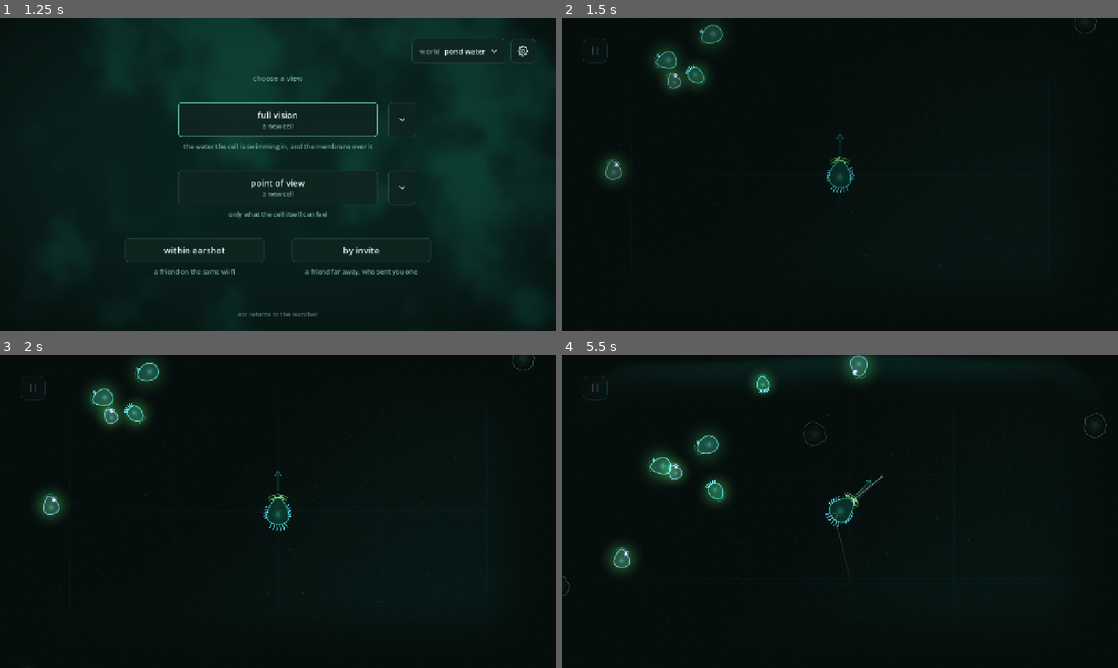
Above: before the commit, frames 1-4 (two rows, left to right).
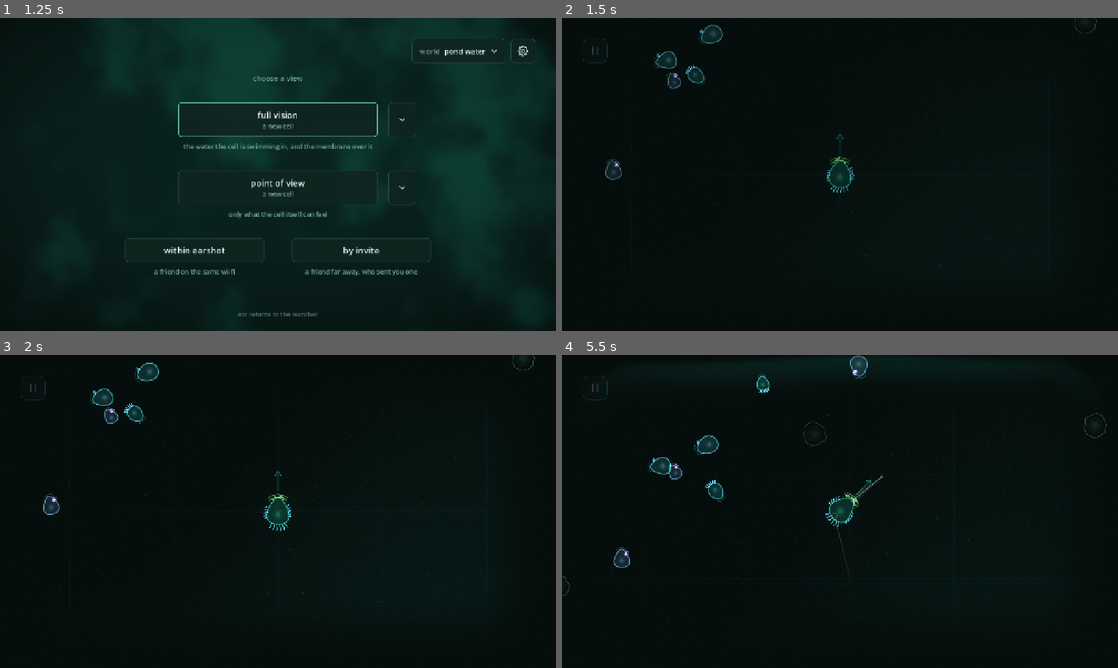
Above: after the commit, the same moments.

Repository: sinikebe/biogenic
Game: Godot game, scene res://addons/launcher/launcher.tscn
Same seed, same stepped clock (60 frames per second), same inputs: the game is played once before the commit and once after it.
Inputs (mouse positions are in pixels of both pictures, inside the frame that each line leads up to):
- Up to frame 1 (1.25 s): click "play" at 0.5 s
- Up to frame 2 (1.5 s): click (840, 118) at 1.25 s
- Up to frame 3 (2 s): no input
- Up to frame 4 (5.5 s): tap Enter (ui_accept) at 2, 2.27, 2.57, 5.27 s; move the mouse to (962, 495) at 2.02 s; hold Right (ui_right) 2.03-2.75 s; tap Space at 2.1 s; click (962, 495) at 2.17 s; drag from (728, 527) to (812, 574) at 2.77 s; move the mouse to (895, 442) at 3.52 s; hold Right (ui_right) 3.53-4.25 s; tap F at 3.6 s; drag from (812, 574) to (673, 464) at 4.27 s; move the mouse to (1006, 558) at 5.02 s; hold Left (ui_left) from 5.03 s (still down); tap R at 5.1 s

Frame 1 is identical in both runs. In frame 2, 1.1% of the frame differs, in the area x 7-28%, y 3-53%; in frame 3, 1.6%; in frame 4, 2.1%, in the area x 8-56%, y 0-70%.

Commit message:
Full vision no longer draws a green haze around food you can swallow: smell shows on your nose alone
The owner, answering the table: "remove it". The bloom round every edible
cell, floc and friend in full vision said what your mouth could take whether
or not you had a nose. It is gone with its textures; the nose's glow is the
only mark smell has, in either view (docs/design/three-senses.md §2.6).

Co-Authored-By: Claude Opus 5.5 <noreply@anthropic.com>
Claude-Session: https://claude.ai/code/session_012X3tRQdfBdPzgw5rX73Ymi

Diff:
--- a/game/vision/vision.gd
+++ b/game/vision/vision.gd
@@ -355,8 +355,7 @@
 ## The water's own structure, and the cull boundary drawn in it.
 const WATER_TINT := Color(0.10, 0.62, 0.52)
 ## Food, in exactly the green the nose's band was drawn in until it moved onto
-## the nose itself (three-senses.md §2.6): the colour of the substance, and the
-## scent haze's.
+## the nose itself (three-senses.md §2.6): the colour of the substance.
 const FOOD_TINT := Color(0.35, 0.88, 0.42)
 ## The colour of the thing that can eat you. Full vision only, never on the
 ## membrane -- which is the whole point of it. It no longer belongs to a species:
@@ -1370,8 +1369,7 @@
 ## body only when that far from it is still off the frame.
 ##
 ## Measured off the drawing rather than chosen. The widest thing a body draws
-## is its scent haze, a [constant HAZE_OUTER] `3 r` bloom whose texture corners
-## are transparent -- `3.05 r` counting the filter's last texel. Everything
+## was its scent haze, a `3 r` bloom, gone since 2026-10-14; everything
 ## cilia.gd draws lies inside `mouth_reach` at the widest gape in the game,
 ## `1.24 r + 1.3 x 1.40 r = 3.06 r`; searched over every tier-3 organ, clock
 ## and steer, the lip tips reach `1.87 r`, the flagellum `2.18 r` and the oral
@@ -1386,11 +1384,6 @@
 ## drawing paths would drift, and the thing the player reads off a body would
 ## stop being true of their own.
 ##
-## What this file still owns is the **scent haze**, because the haze is not a
-## property of the cell -- it is the drawn form of the scent field the nose
-## is reading, and it is therefore a property of the
-## relationship between that cell and this one.
-##
 ## Only bodies that can reach the frame are drawn: see [constant CULL_REACH].
 ## The rings, wakes, meals and ghosts are other functions and are not culled.
 func _draw_cells(a: float) -> void:
@@ -1402,7 +1395,7 @@
 	# A body is skipped only when nothing it draws can reach the frame: the
 	# test is against the circle round the whole frame, so it holds at any
 	# camera spin, and against the body's drawn extent rather than its centre,
-	# so a haze or a mouth hanging into the frame from a body just outside it
+	# so a mouth hanging into the frame from a body just outside it
 	# is still drawn. The circle is found through `$World`'s own transform, the
 	# one these draws are about to be placed by, rather than off `_camera`.
 	var frame := _frame.size
@@ -1445,20 +1438,6 @@
 		var ab := a
 		if _fade_in.has(i):
 			ab = a * clampf(float(_fade_in[i]) / SignalBus.DEATH_RETURN, 0.0, 1.0)
-		# The scent as a soft haze rather than a ring: a ring here would be a
-		# boundary, and the cell cannot perceive a boundary.
-		#
-		# **Gene-blind, and it stays gene-blind** -- always FOOD_TINT, never the
-		# body's colour -- but weighted by exactly what the taste field weights
-		# the body by, so a cell too big to fit in the mouth fades out of the
-		# drawn scent as it fades out of the smelled one. If it were gene
-		# coloured, full vision would be showing a distinction point of view
-		# cannot make, in the one channel where the two views must agree.
-		# food.gd owns the curve; this reads it. §4.5, last paragraph.
-		var smell := smoothstep(FoodField.EDIBLE_FADE_OUT, FoodField.EDIBLE_FADE_IN,
-			r / maxf(_cell.gape(), 0.001))
-		_draw_scent(p, r, smell * ab)
-
 		# The wound is drawn here and nowhere else in the game: full vision is
 		# entitled to ground truth, and point of view finds out by biting and
 		# by being bitten.
@@ -1487,12 +1466,12 @@
 ## then held to the same exact cull as today's water. A cell is drawn by the one
 ## routine every cell is; a floc is not a cell and is drawn as the clump it is.
 ##
-## **The bloom weighs a body by the size its mouth measures** (ocean.md §14.1),
-## `pellicle` counted, through the same curve the taste field does -- so it says
-## what the nose smells, and never more.
+## **No scent haze round anything** (the owner, 2026-10-14; three-senses.md §2.6):
+## the green bloom round every edible cell, floc and friend, which said what your
+## mouth could take whether or not you had a nose, is gone. Smell shows on your
+## nose alone, and in no other mark on screen.
 func _draw_drop_cells(a: float, middle: Vector2, half: float) -> void:
 	var bodies := _food_node.bodies()
-	var gape := _cell.gape()
 	var margin := CULL_MARGIN / ZOOM
 	var widest := CellBody.DIVIDE_RADIUS * CULL_REACH
 	for i: int in _food_node.bodies_near(middle, half + widest + margin):
@@ -1503,13 +1482,8 @@
 		if p.distance_squared_to(middle) > reach * reach:
 			continue
 		if bool(b.inert):
-			var settle := float(b.settle)
-			# The bloom round a floc and never over it, as round a friend: a
-			# clump that does not hide its middle glowed like a lamp (§7.6).
-			_draw_scent_ring(p, r, FoodField.taste_weight(r, gape) * settle * a)
-			_draw_floc(p, r, settle, int(b.id), a)
+			_draw_floc(p, r, float(b.settle), int(b.id), a)
 			continue
-		_draw_scent(p, r, FoodField.taste_weight(_food_node.swallow_size_of(i), gape) * a)
 		# **A division coming** (lineage.md §6.4): every cell's nucleus doubles
 		# from DIVIDE_WARN_RADIUS as yours does, read off the radius -- which the
 		# wire and the replay already carry -- since every body at forty divides.
@@ -1560,121 +1534,12 @@
 			true)
 
 
-## **"I can eat it", drawn loudly enough to be seen.** This is the only mark
-## full vision has for the commonest decision in the game, and as shipped it was
-## not a weak mark, it was no mark: measured off the render, the haze ring
-## around an edible cell came out **0.5 of 255 greener than empty water**, while
-## the water shader's own organic wash swings through ±25 in the same channel.
-## The three defects were all arithmetic and all in one line:
-##
-## - the outermost of the three rings was drawn at alpha exactly zero, every
-##   frame, for every cell -- `(1 - t)` with `t` reaching 1;
-## - the largest ring was the faintest, so what ink there was got spread from
-##   2.9 to 6.0 body radii, a cloud twelve bodies wide and dense nowhere;
-## - the peak alpha, 0.0093, was a third of what the dithering can even carry.
-##
-## **Nothing about what it means has changed, and nothing may.** It is still
-## `FOOD_TINT` on every edible cell whatever gene it carries, still weighted by
-## exactly `food.gd`'s taste curve, so it still says precisely what the nose
-## smells and never more. What changed is that it is now a
-## bloom that hugs the body -- brightest at the rim, gone by three radii --
-## instead of a wash spread so thin it fell under the water's own texture.
-## Hugging the body is also what keeps it from being mistaken for that texture:
-## the wash is hundreds of pixels across and attached to nothing, and this is
-## concentric with a cell and the size of that cell.
-##
-## **One texture, not a stack of discs**, and the reason is the sentence the old
-## code wrote and then broke: *a ring here would be a boundary, and the cell
-## cannot perceive a boundary.* Six concentric `draw_circle`s at a visible alpha
-## are six boundaries -- built that way first, rendered, and it banded at
-## 1280x720 and worse at 2400x1080, where the canvas scale makes each band half
-## again as wide. A radial `GradientTexture2D` drawn once per cell has no edge
-## anywhere, costs one `draw_texture_rect` instead of six polygons, and is plain
-## `ImageTexture` under GL Compatibility.
-##
-## The ramp holds flat out to 0.42 and then falls away, so the brightest part of
-## the bloom is the annulus **just outside the rim** rather than the middle --
-## the middle is behind the body and cannot be seen anyway. Measured after, in
-## median green of 255 out from a r18 edible cell: **99** at the rim, 36 at
-## 1.3 r, 24 at 1.65 r, water by 2.7 r. An inedible cell of any size stays flat
-## at 10-12, which is the water.
-const HAZE_OUTER := 3.0
-## Alpha at the plateau, before the edibility weight.
-const HAZE_PEAK := 0.24
-const HAZE_TEXTURE_SIZE := 128
-
-var _haze: GradientTexture2D = null
-
-
-## Built once. A run draws it four times a frame and never changes it.
-func _build_haze() -> GradientTexture2D:
-	var ramp := Gradient.new()
-	ramp.offsets = PackedFloat32Array([0.0, 0.42, 0.62, 0.82, 1.0])
-	ramp.colors = PackedColorArray([
-		Color(1, 1, 1, 1.00), Color(1, 1, 1, 0.90), Color(1, 1, 1, 0.42),
-		Color(1, 1, 1, 0.12), Color(1, 1, 1, 0.0)])
-	var tex := GradientTexture2D.new()
-	tex.gradient = ramp
-	tex.fill = GradientTexture2D.FILL_RADIAL
-	tex.fill_from = Vector2(0.5, 0.5)
-	tex.fill_to = Vector2(1.0, 0.5)
-	tex.width = HAZE_TEXTURE_SIZE
-	tex.height = HAZE_TEXTURE_SIZE
-	return tex
-
-
-func _draw_scent(at: Vector2, r: float, strength: float) -> void:
-	if strength <= 0.0:
-		return
-	if _haze == null:
-		_haze = _build_haze()
-	var reach := r * HAZE_OUTER
-	_world.draw_texture_rect(_haze,
-		Rect2(at - Vector2(reach, reach), Vector2(reach, reach) * 2.0), false,
-		Color(FOOD_TINT, HAZE_PEAK * strength))
-
-
-## **The friend's scent** (shared-pond-ux.md §0.1): the same bloom at the same
-## strength with its middle taken out to the rim, so the smell sits round a
-## person and never over one. Laid over the body, the haze tinted an edible
-## friend the green of an edible water cell -- rendered beside one of their size,
-## the two were the same object but for the trail -- and the untinted body is the
-## only person mark a still frame has.
-var _haze_ring: GradientTexture2D = null
-
-
-func _draw_scent_ring(at: Vector2, r: float, strength: float) -> void:
-	if strength <= 0.0:
-		return
-	if _haze_ring == null:
-		var rim := 1.0 / HAZE_OUTER
-		var ramp := Gradient.new()
-		ramp.offsets = PackedFloat32Array([0.0, rim * 0.92, rim * 1.12, 0.42, 0.62, 0.82, 1.0])
-		ramp.colors = PackedColorArray([
-			Color(1, 1, 1, 0.0), Color(1, 1, 1, 0.0), Color(1, 1, 1, 0.90),
-			Color(1, 1, 1, 0.90), Color(1, 1, 1, 0.42), Color(1, 1, 1, 0.12),
-			Color(1, 1, 1, 0.0)])
-		_haze_ring = GradientTexture2D.new()
-		_haze_ring.gradient = ramp
-		_haze_ring.fill = GradientTexture2D.FILL_RADIAL
-		_haze_ring.fill_from = Vector2(0.5, 0.5)
-		_haze_ring.fill_to = Vector2(1.0, 0.5)
-		_haze_ring.width = HAZE_TEXTURE_SIZE
-		_haze_ring.height = HAZE_TEXTURE_SIZE
-	var reach := r * HAZE_OUTER
-	_world.draw_texture_rect(_haze_ring,
-		Rect2(at - Vector2(reach, reach), Vector2(reach, reach) * 2.0), false,
-		Color(FOOD_TINT, HAZE_PEAK * strength))
-
-
 ## A meal, held where it was long enough that the interior flood has something
 ## to be checked against.
 ##
-## **In the gene's hue, and this is not the scent haze.** The haze is gene-blind
-## because it is the drawn form of something point of view genuinely cannot
-## resolve. The instant of swallowing is the opposite case: §2.2 makes the
-## interior flood the gene's colour, which is `perception.md`'s one licensed
-## exception, and this ring is the only thing that flood can be checked
+## **In the gene's hue.** The instant of swallowing is a fact both views know:
+## §2.2 makes the interior flood the gene's colour, which is `perception.md`'s one
+## licensed exception, and this ring is the only thing that flood can be checked
 ## against. Drawing it green while the membrane floods amber would leave the
 ## one breach in the rule unverifiable by the view that exists to verify.
 func _draw_meals(a: float) -> void:
@@ -2206,11 +2071,10 @@
 ## gape, their wound, the nucleus doubling from r32 -- with `is_self` false, so
 ## the red toothed bow shows whenever their gape exceeds your radius, and
 ## `untinted` true, so the body stays SELF_TINT: no cell the water makes is.
-## The scent haze on the same curve as anything you could swallow. The person
-## marks stay as shipped -- halo, trail, edge mark -- and carry presence.
+## The person marks stay as shipped -- halo, trail, edge mark -- and carry presence.
 ##
 ## **A ghost out of the water** (§0.3): body, halo and edge mark at 0.34, no
-## threat bow, no haze and no new trail points, because nothing can reach it.
+## threat bow and no new trail points, because nothing can reach it.
 func _draw_friend(a: float) -> void:
 	var at: Vector2 = _peer["at"]
 	var r := float(_peer["radius"])
@@ -2224,9 +2088,6 @@
 		var k := 1.0 - float(i) / float(HALO_STEPS)
 		_world.draw_circle(at, r * (1.05 + 1.75 * k),
 			Color(SELF_TINT, 0.013 * (1.0 - k) * 0.6 * presence * a), true, -1.0, true)
-	if not ghost:
-		_draw_scent_ring(at, r, smoothstep(FoodField.EDIBLE_FADE_OUT,
-			FoodField.EDIBLE_FADE_IN, r / maxf(_cell.gape(), 0.001)) * alpha * a)
 	# The viewer's radius decides the threat bow; a ghost's mouth can reach
 	# nobody, so it is measured against a radius nothing exceeds.
 	Cilia.draw_cell(_world, at, float(_peer["heading"]), r, _peer["tiers"],
@@ -2241,8 +2102,8 @@
 ## view is solid and every one of them is a measurement -- a threshold, a cull
 ## boundary, a shock front -- and this is the opposite of a measurement. A solid
 ## circle here would be read as a boundary something is inside, which is the
-## same mistake `_draw_scent` was written to avoid one function up; a broken one
-## cannot be read as a boundary at all.
+## mistake a ringed scent would have made; a broken one cannot be read as a
+## boundary at all.
 ##
 ## A fixed number of dashes rather than a fixed dash length, so it stays one
 ## object as it grows instead of turning into a dotted line.
Not shown, changed: docs/design/three-senses.md
